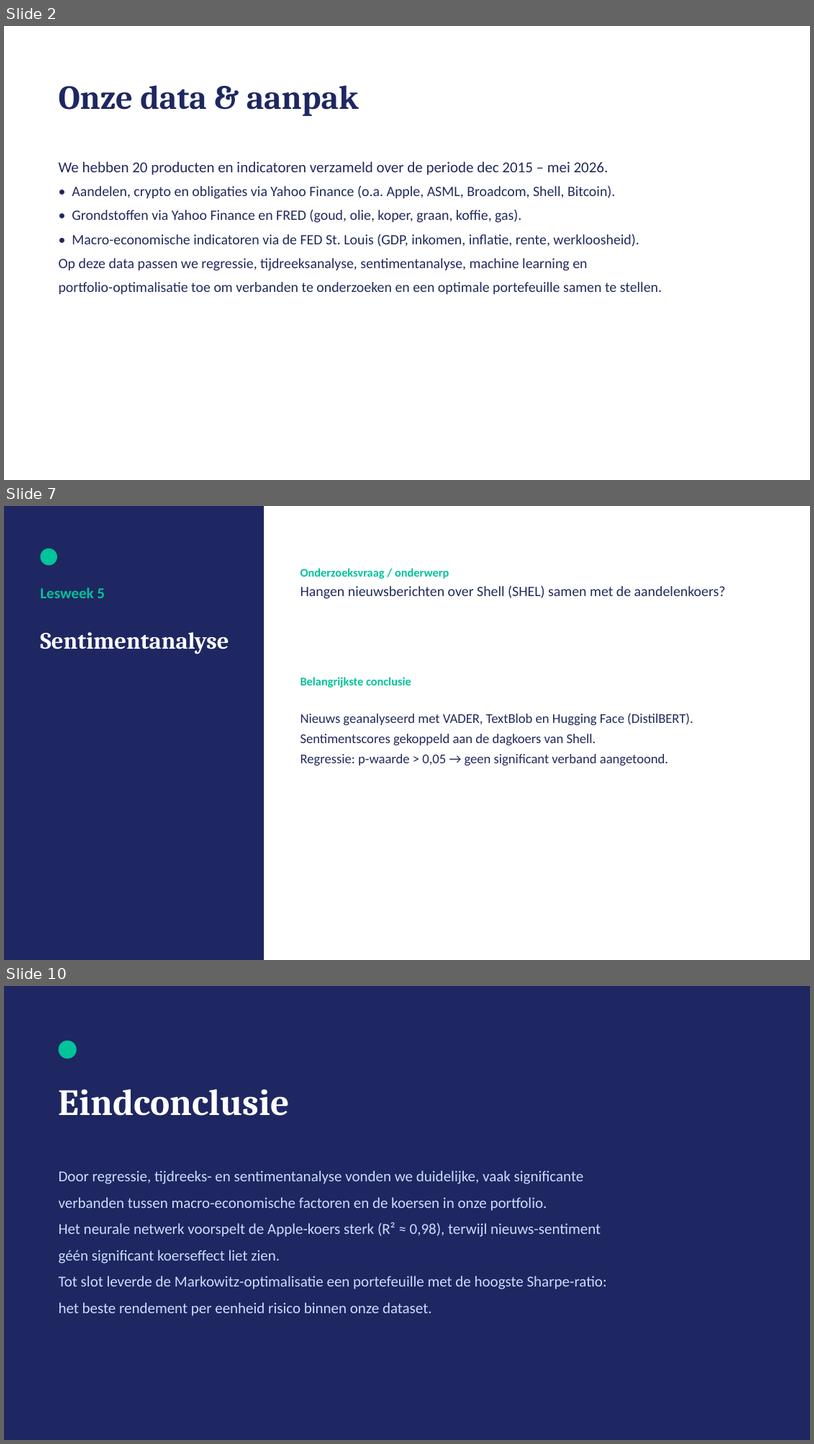
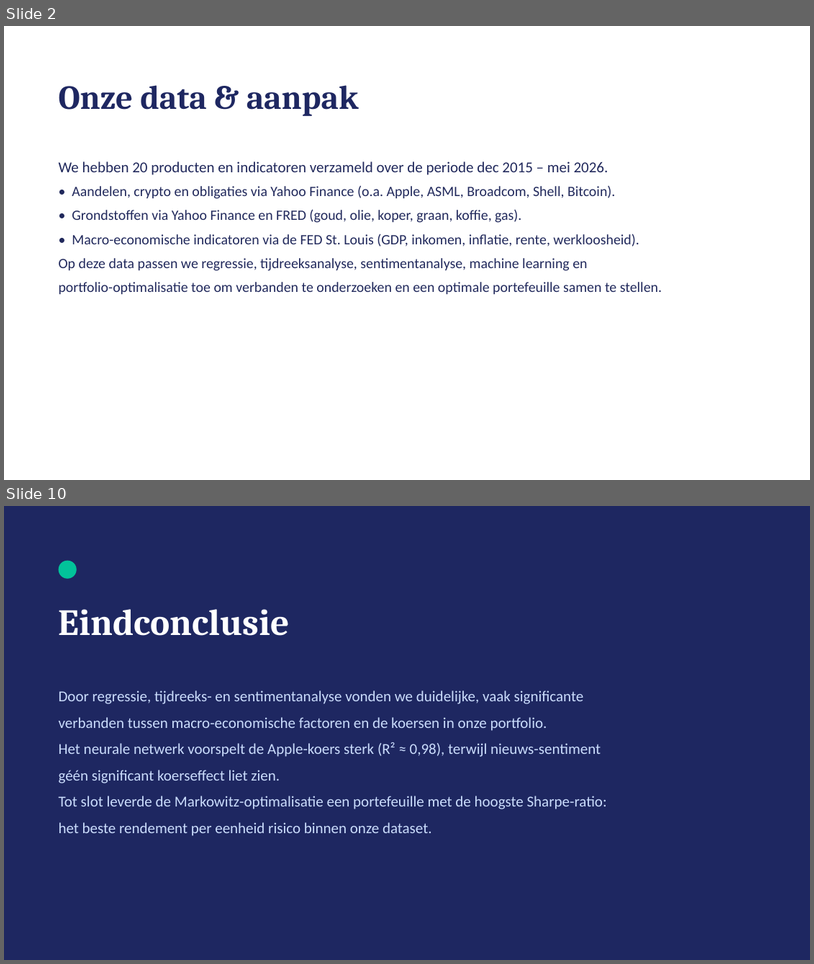
Before and after one commit to michaelraykuster-spec/Werkplaats-2-opdracht-Groep-3, a slide deck: Werkplaats2_Groep3_Eindpresentatie.pptx. Shown one above the other, each under a label of ours: slides 2, 7 and 10 before the commit, slides 2 and 10 after it; the slides between them are not shown. The pictures are 814x1444 and 814x964 pixels, drawn with LibreOffice and Linux fonts; fonts in the diff are those of the drawing. Boxes give left, top, right and bottom in pixels: in the first picture for what was removed or moved away, otherwise in the second. Text is boxed around its words. In the diff, an @@ line names an element or a change of style, - is before the commit and + after.

```diff
--- a/Werkplaats2_Groep3_Eindpresentatie.pptx
+++ b/Werkplaats2_Groep3_Eindpresentatie.pptx
@@ slide 7 removed at [4, 506, 810, 960], background #FFFFFF @@
@@ rectangle removed at [4, 506, 264, 960] @@
@@ ellipse removed at [40, 548, 57, 565] @@
@@ text removed at [301, 568, 726, 599] @@
-Onderzoeksvraag / onderwerp
-Hangen nieuwsberichten over Shell (SHEL) samen met de aandelenkoers?
@@ text removed at [40, 587, 105, 598] @@
-Lesweek 5
@@ text removed at [40, 632, 229, 654] @@
-Sentimentanalyse
@@ text removed at [301, 677, 412, 687] @@
-Belangrijkste conclusie
@@ text removed at [301, 713, 694, 765] @@
-Nieuws geanalyseerd met VADER, TextBlob en Hugging Face (DistilBERT).
-Sentimentscores gekoppeld aan de dagkoers van Shell.
-Regressie: p-waarde > 0,05 → geen significant verband aangetoond.
```
Also in this commit, not shown: 7 slides added, 6 other slides removed.
